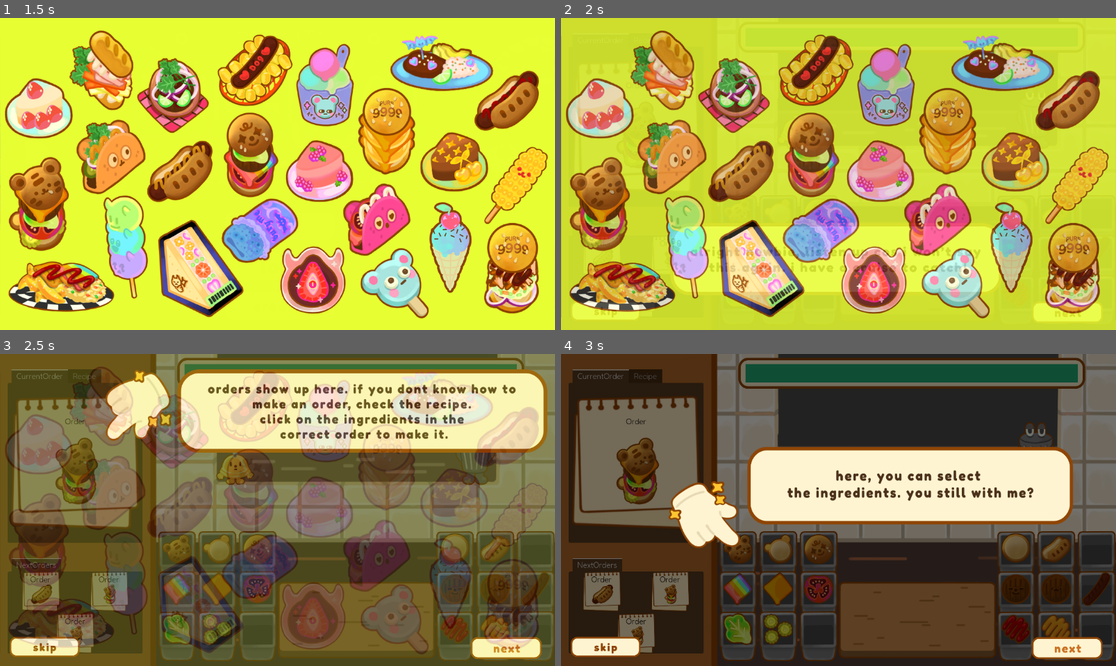
Above: before the commit, frames 1-4 (two rows, left to right).
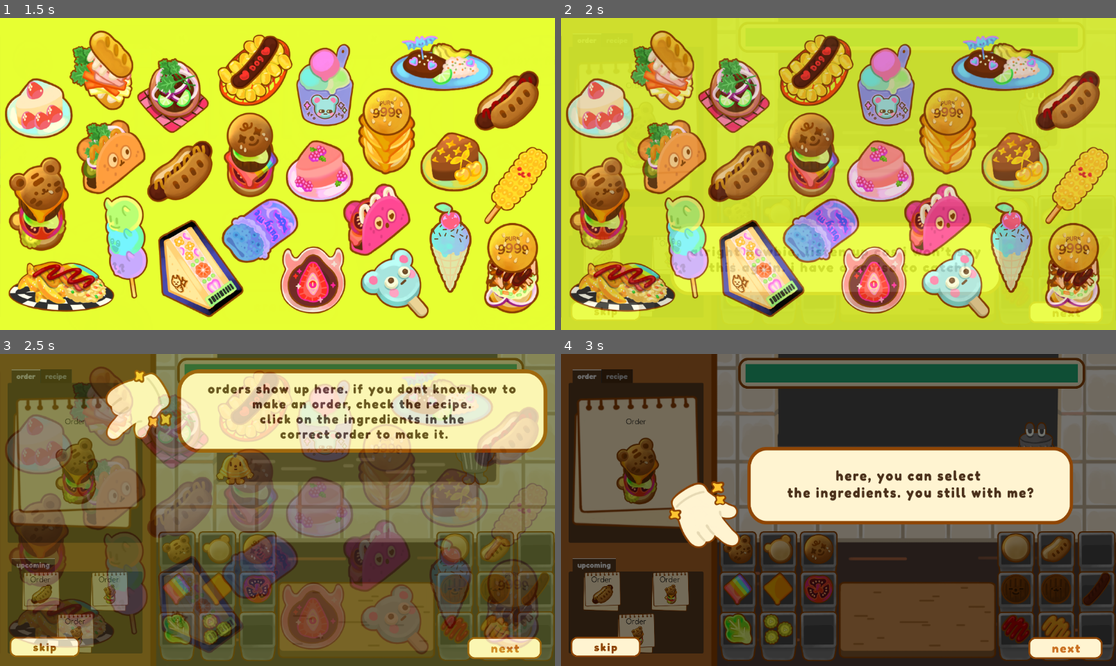
Above: after the commit, the same moments.

Repository: Gus700/FoodTruckBattles
Game: Godot game, scene res://scenes/SceneSwitcher.tscn
Same seed, same stepped clock (60 frames per second), same inputs: the game is played once before the commit and once after it.
Inputs (mouse positions are in pixels of both pictures, inside the frame that each line leads up to):
- Up to frame 1 (1.5 s): click (277, 227) at 0.5 s; click (233, 130) at 1.25 s
- Up to frame 2 (2 s): no input
- Up to frame 3 (2.5 s): click "Next Step" at 2 s
- Up to frame 4 (3 s): click "Next Step" at 2.75 s

Frame 1 is identical in both runs. In frame 2, less than 0.1% of the frame differs, in the area x 84-94%, y 91-98%; in frame 3, 0.6%; in frame 4, 0.6%, in the area x 2-98%, y 4-98%.

Commit message:
tab font update

Diff:
--- a/scenes/Level.tscn
+++ b/scenes/Level.tscn
@@ -13,6 +13,7 @@
 [ext_resource type="Texture2D" uid="uid://dnd1rha6omwfu" path="res://assets/objects/bell_def.png" id="6_1ceec"]
 [ext_resource type="Resource" uid="uid://bj4p0cuc5wbib" path="res://resourceData/orders/mustardHotdog.tres" id="6_n2kio"]
 [ext_resource type="Texture2D" uid="uid://cw6nbeow33v8t" path="res://assets/objects/bell_rung.png" id="7_pit3t"]
+[ext_resource type="FontFile" uid="uid://ywscpgddy83r" path="res://assets/fonts/Fredoka-Bold.ttf" id="8_m1ay7"]
 [ext_resource type="Resource" uid="uid://dkeqkklgytq5d" path="res://resourceData/ingredients/rainbowCheese.tres" id="9_b5tuw"]
 [ext_resource type="Resource" uid="uid://bbhb507hrx6s6" path="res://resourceData/ingredients/tigerTopBun.tres" id="9_xd5ib"]
 [ext_resource type="Resource" uid="uid://jmfdb4rty8s5" path="res://resourceData/ingredients/tomato.tres" id="10_87jdr"]
@@ -95,20 +96,21 @@
 offset_left = 0.0782061
 offset_top = 0.247999
 offset_bottom = -0.0400085
-
-[node name="CurrentOrder" type="AspectRatioContainer" parent="Order Area/TabContainer"]
-layout_mode = 2
-
-[node name="OrderCard" parent="Order Area/TabContainer/CurrentOrder" instance=ExtResource("3_uxhdf")]
-layout_mode = 2
-
-[node name="Recipe" type="HBoxContainer" parent="Order Area/TabContainer"]
+theme_override_fonts/font = ExtResource("8_m1ay7")
+
+[node name="order" type="AspectRatioContainer" parent="Order Area/TabContainer"]
+layout_mode = 2
+
+[node name="OrderCard" parent="Order Area/TabContainer/order" instance=ExtResource("3_uxhdf")]
+layout_mode = 2
+
+[node name="recipe" type="HBoxContainer" parent="Order Area/TabContainer"]
 visible = false
 custom_minimum_size = Vector2(100, 100)
 layout_mode = 2
 alignment = 1
 
-[node name="Label" type="Label" parent="Order Area/TabContainer/Recipe"]
+[node name="Label" type="Label" parent="Order Area/TabContainer/recipe"]
 layout_mode = 2
 
 [node name="TabContainer2" type="TabContainer" parent="Order Area"]
@@ -118,18 +120,19 @@
 anchor_top = 0.654
 anchor_right = 0.948
 anchor_bottom = 0.938
-
-[node name="NextOrders" type="HFlowContainer" parent="Order Area/TabContainer2"]
+theme_override_fonts/font = ExtResource("8_m1ay7")
+
+[node name="upcoming" type="HFlowContainer" parent="Order Area/TabContainer2"]
 layout_mode = 2
 alignment = 1
 
-[node name="OrderCard" parent="Order Area/TabContainer2/NextOrders" instance=ExtResource("3_uxhdf")]
-layout_mode = 2
-
-[node name="OrderCard2" parent="Order Area/TabContainer2/NextOrders" instance=ExtResource("3_uxhdf")]
-layout_mode = 2
-
-[node name="OrderCard3" parent="Order Area/TabContainer2/NextOrders" instance=ExtResource("3_uxhdf")]
+[node name="OrderCard" parent="Order Area/TabContainer2/upcoming" instance=ExtResource("3_uxhdf")]
+layout_mode = 2
+
+[node name="OrderCard2" parent="Order Area/TabContainer2/upcoming" instance=ExtResource("3_uxhdf")]
+layout_mode = 2
+
+[node name="OrderCard3" parent="Order Area/TabContainer2/upcoming" instance=ExtResource("3_uxhdf")]
 layout_mode = 2
 
 [node name="Crafting Area" type="Control" parent="."]
@@ -593,20 +596,6 @@
 scale = Vector2(0.431122, 0.416667)
 texture = ExtResource("6_1ceec")
 
-[node name="CompletionBell" type="TextureButton" parent="TutorialOverlay/Steps/Step3"]
-layout_mode = 1
-anchors_preset = -1
-anchor_left = 0.388889
-anchor_top = 0.309
-anchor_right = 0.457889
-anchor_bottom = 0.42
-offset_top = -0.23201
-texture_normal = ExtResource("6_1ceec")
-texture_pressed = ExtResource("7_pit3t")
-ignore_texture_size = true
-stretch_mode = 5
-metadata/_edit_use_anchors_ = true
-
 [node name="Step4" type="Control" parent="TutorialOverlay/Steps"]
 visible = false
 layout_mode = 1
@@ -758,7 +747,7 @@
 [node name="NextButton" type="TextureButton" parent="TutorialOverlay"]
 layout_mode = 1
 anchors_preset = -1
-anchor_left = 0.845486
+anchor_left = 0.83941
 anchor_top = 0.901235
 anchor_right = 0.978299
 anchor_bottom = 0.981481
@@ -791,6 +780,5 @@
 [connection signal="game_over" from="EnemyProgress" to="." method="_on_enemy_progress_game_over"]
 [connection signal="draw" from="TutorialOverlay" to="." method="_on_tutorial_overlay_draw"]
 [connection signal="hidden" from="TutorialOverlay" to="." method="_on_tutorial_overlay_hidden"]
-[connection signal="pressed" from="TutorialOverlay/Steps/Step3/CompletionBell" to="Crafting Area" method="_on_completion_bell_pressed"]
 [connection signal="pressed" from="TutorialOverlay/CloseTutorial" to="TutorialOverlay" method="_on_close_tutorial_pressed"]
 [connection signal="pressed" from="TutorialOverlay/NextButton" to="TutorialOverlay" method="_on_next_button_pressed"]
--- a/scripts/orderArea.gd
+++ b/scripts/orderArea.gd
@@ -2,9 +2,9 @@
 
 @export var orderTypes: Array[Resource]
 @onready var cardScene :PackedScene = preload("res://scenes/OrderCard.tscn") #packed scene of order card scene
-@onready var currOrderContainer = $TabContainer/CurrentOrder #Node that holds the current order
-@onready var nextOrdersContainer = $TabContainer2/NextOrders #Node that holds all other orders
-@onready var recipeDisplay = $TabContainer/Recipe/Label
+@onready var currOrderContainer = $TabContainer/order #Node that holds the current order
+@onready var nextOrdersContainer = $TabContainer2/upcoming #Node that holds all other orders
+@onready var recipeDisplay = $TabContainer/recipe/Label
 var requiredOrderNum: int
 var orderNum: int
 
Not shown: 1 places in scenes/Level.tscn that only renumber resources
